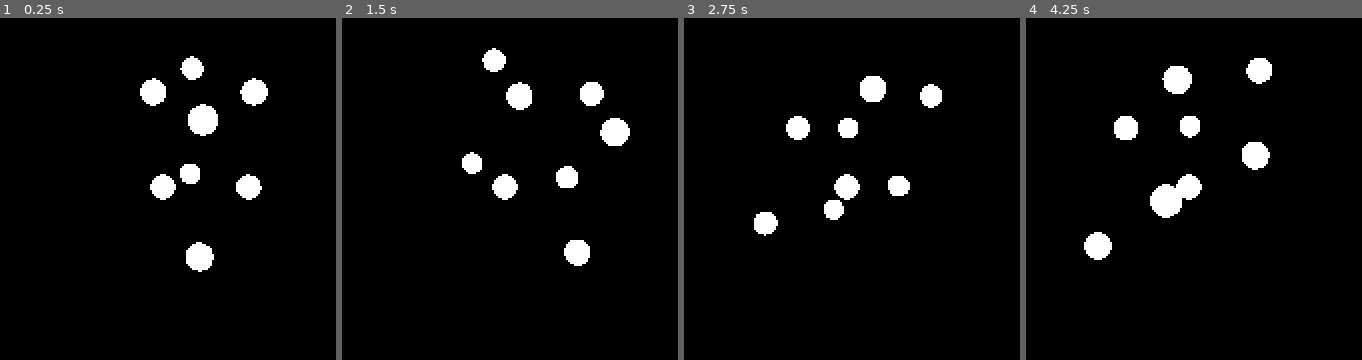
Above: before the commit, frames 1-4 (left to right).
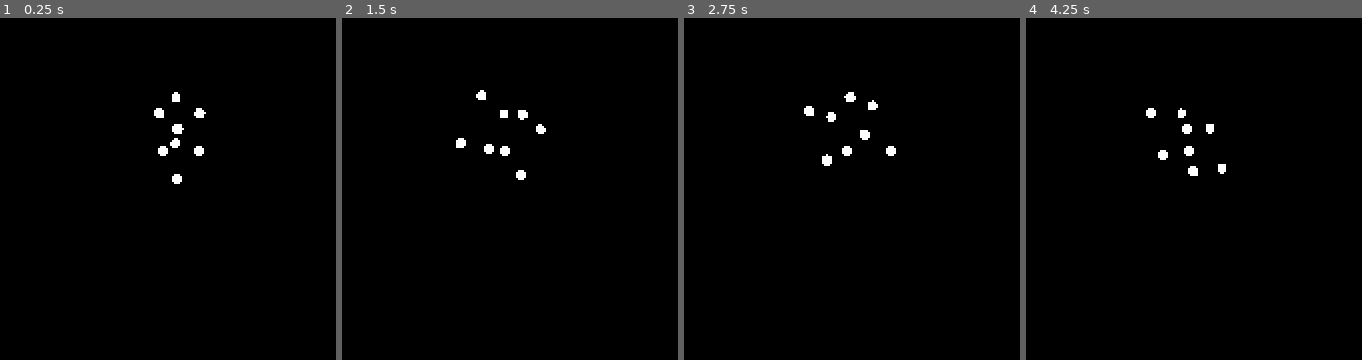
Above: after the commit, the same moments.

Repository: ian-h-chamberlain/stars-exhumed
Game: Godot game, scene res://levels/starfield.tscn
Two runs of this game, one before a commit and one after it. Both use one fixed random seed, a clock stepped at 60 frames per second and the inputs below.
Inputs (mouse positions are in pixels of both pictures, inside the frame that each line leads up to):
- Up to frame 1 (0.25 s): no input
- Up to frame 2 (1.5 s): tap Enter at 0.5 s; move the mouse to (outside the picture) at 0.52 s; hold Right (ui_right) 0.53-1.25 s; tap Mouse wheel up (cam_zoom_in, bound only after the commit) at 0.6 s; click (outside the picture) at 0.67 s; tap Mouse wheel down (cam_zoom_out, bound only after the commit) at 0.8 s; drag from (outside the picture) to (426, 329) at 1.27 s
- Up to frame 3 (2.75 s): move the mouse to (outside the picture) at 2.02 s; hold Right (ui_right) from 2.03 s (still down); tap Mouse wheel up (cam_zoom_in, bound only after the commit) at 2.1 s; click (outside the picture) at 2.17 s; tap Mouse wheel down (cam_zoom_out, bound only after the commit) at 2.3 s
- Up to frame 4 (4.25 s): release Right (ui_right) at 2.75 s; drag from (1110, 329) to (outside the picture) at 2.77 s; move the mouse to (outside the picture) at 3.52 s; hold Left (ui_left) from 3.53 s (still down); tap Ctrl at 3.6 s; click (outside the picture) at 3.67 s; tap Mouse wheel down (cam_zoom_out, bound only after the commit) at 3.8 s

The runs differ from the first frame. In frame 1, 4.1% of the frame differs, in the area x 41-80%, y 11-75%; in frame 2, 3.9%; in frame 3, 3.5%; in frame 4, 4.4%, in the area x 17-74%, y 11-71%.

Commit message:
Move orbit camera to its own scene

Diff:
--- a/levels/starfield.tscn
+++ b/levels/starfield.tscn
@@ -1,6 +1,6 @@
-[gd_scene load_steps=5 format=3 uid="uid://chpj5jjagqpfs"]
+[gd_scene load_steps=4 format=3 uid="uid://chpj5jjagqpfs"]
 
-[ext_resource type="Script" path="res://addons/goutte.camera.trackball/trackball_camera.gd" id="2_hojim"]
+[ext_resource type="PackedScene" uid="uid://yhkyyy3yi024" path="res://scenes/orbit_point.tscn" id="1_p4g0v"]
 
 [sub_resource type="SphereMesh" id="SphereMesh_fbc26"]
 
@@ -8,20 +8,12 @@
 emission_enabled = true
 emission = Color(1, 1, 1, 1)
 
-[sub_resource type="Environment" id="Environment_i5ukr"]
-background_mode = 1
-
 [node name="starfield" type="Node3D"]
 
 [node name="MeshInstance3D" type="MeshInstance3D" parent="."]
 transform = Transform3D(0.1, 0, 0, 0, 0.1, 0, 0, 0, 0.1, 0, 0, 0)
 mesh = SubResource("SphereMesh_fbc26")
 surface_material_override/0 = SubResource("StandardMaterial3D_3wem7")
-
-[node name="TrackballCamera" type="Camera3D" parent="MeshInstance3D"]
-transform = Transform3D(10, 0, 0, 0, 9.34155, 3.56868, 0, -3.56868, 9.34155, 0, 9.83283, 21.6333)
-environment = SubResource("Environment_i5ukr")
-script = ExtResource("2_hojim")
 
 [node name="MeshInstance3D2" type="MeshInstance3D" parent="."]
 transform = Transform3D(0.1, 0, 0, 0, 0.1, 0, 0, 0, 0.1, 0.347173, 0, 0)
@@ -57,3 +49,5 @@
 transform = Transform3D(0.1, 0, 0, 0, 0.1, 0, 0, 0, 0.1, 0.130095, -0.114713, 0.347666)
 mesh = SubResource("SphereMesh_fbc26")
 surface_material_override/0 = SubResource("StandardMaterial3D_3wem7")
+
+[node name="OrbitPoint" parent="." instance=ExtResource("1_p4g0v")]
--- a/project.godot
+++ b/project.godot
@@ -19,6 +19,23 @@
 
 enabled=PackedStringArray("res://addons/goutte.camera.trackball/plugin.cfg")
 
+[input]
+
+cam_zoom_in={
+"deadzone": 0.5,
+"events": [Object(InputEventMouseButton,"resource_local_to_scene":false,"resource_name":"","device":-1,"window_id":0,"alt_pressed":false,"shift_pressed":false,"ctrl_pressed":false,"meta_pressed":false,"button_mask":0,"position":Vector2(0, 0),"global_position":Vector2(0, 0),"factor":1.0,"button_index":4,"pressed":false,"double_click":false,"script":null)
+, Object(InputEventKey,"resource_local_to_scene":false,"resource_name":"","device":0,"window_id":0,"alt_pressed":false,"shift_pressed":false,"ctrl_pressed":false,"meta_pressed":false,"pressed":false,"keycode":0,"physical_keycode":4194323,"key_label":0,"unicode":0,"echo":false,"script":null)
+, Object(InputEventKey,"resource_local_to_scene":false,"resource_name":"","device":0,"window_id":0,"alt_pressed":false,"shift_pressed":false,"ctrl_pressed":false,"meta_pressed":false,"pressed":false,"keycode":0,"physical_keycode":4194437,"key_label":0,"unicode":0,"echo":false,"script":null)
+]
+}
+cam_zoom_out={
+"deadzone": 0.5,
+"events": [Object(InputEventMouseButton,"resource_local_to_scene":false,"resource_name":"","device":-1,"window_id":0,"alt_pressed":false,"shift_pressed":false,"ctrl_pressed":false,"meta_pressed":false,"button_mask":0,"position":Vector2(0, 0),"global_position":Vector2(0, 0),"factor":1.0,"button_index":5,"pressed":false,"double_click":false,"script":null)
+, Object(InputEventKey,"resource_local_to_scene":false,"resource_name":"","device":0,"window_id":0,"alt_pressed":false,"shift_pressed":false,"ctrl_pressed":false,"meta_pressed":false,"pressed":false,"keycode":0,"physical_keycode":4194324,"key_label":0,"unicode":0,"echo":false,"script":null)
+, Object(InputEventKey,"resource_local_to_scene":false,"resource_name":"","device":0,"window_id":0,"alt_pressed":false,"shift_pressed":false,"ctrl_pressed":false,"meta_pressed":false,"pressed":false,"keycode":0,"physical_keycode":4194435,"key_label":0,"unicode":0,"echo":false,"script":null)
+]
+}
+
 [rendering]
 
 renderer/rendering_method="gl_compatibility"
--- /dev/null
+++ b/scenes/orbit_point.gd
@@ -0,0 +1,11 @@
+"""
+Simple helper to force the camera to look at the point being orbited on load.
+"""
+
+extends Node
+
+
+func _ready():
+	var camera = get_parent()
+	var orbit_point = camera.get_parent()
+	camera.look_at(orbit_point.global_position)
--- /dev/null
+++ b/scenes/orbit_point.tscn
@@ -0,0 +1,22 @@
+[gd_scene load_steps=4 format=3 uid="uid://yhkyyy3yi024"]
+
+[ext_resource type="Script" path="res://addons/goutte.camera.trackball/trackball_camera.gd" id="1_d5g1h"]
+[ext_resource type="Script" path="res://scenes/orbit_point.gd" id="2_jmloy"]
+
+[sub_resource type="Environment" id="Environment_i5ukr"]
+background_mode = 1
+
+[node name="OrbitPoint" type="Node3D"]
+
+[node name="TrackballCamera" type="Camera3D" parent="."]
+transform = Transform3D(0.986239, 0.0652841, -0.151887, -0.143174, 0.796642, -0.58725, 0.0826615, 0.600916, 0.795027, 0, 2.56399, 5.08716)
+environment = SubResource("Environment_i5ukr")
+script = ExtResource("1_d5g1h")
+mouse_strength = 0.6
+zoom_strength = 0.75
+zoom_minimum = 0.75
+zoom_maximum = 15.0
+friction = 0.1003
+
+[node name="LookAtParent" type="Node" parent="TrackballCamera"]
+script = ExtResource("2_jmloy")
